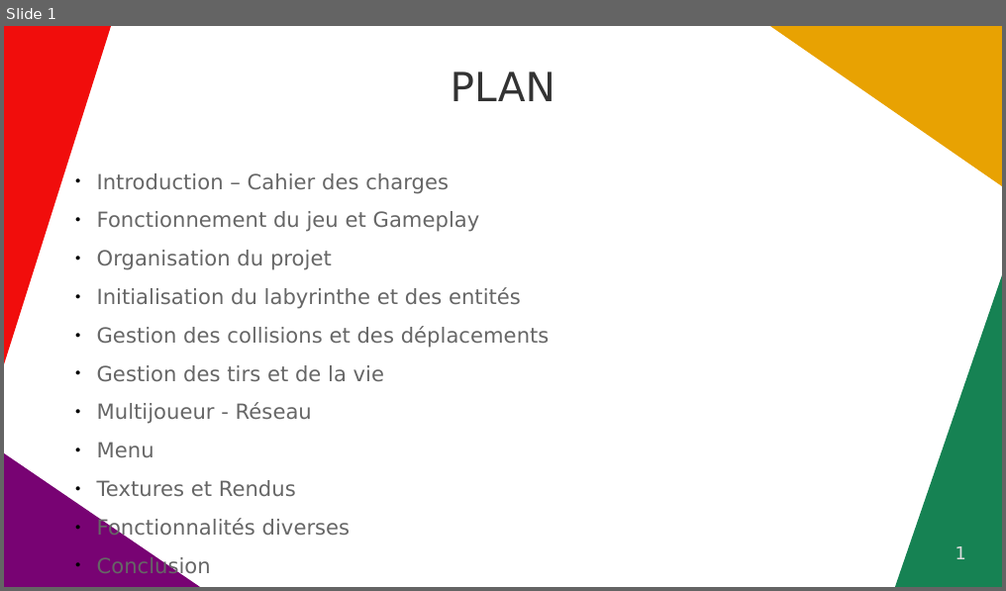
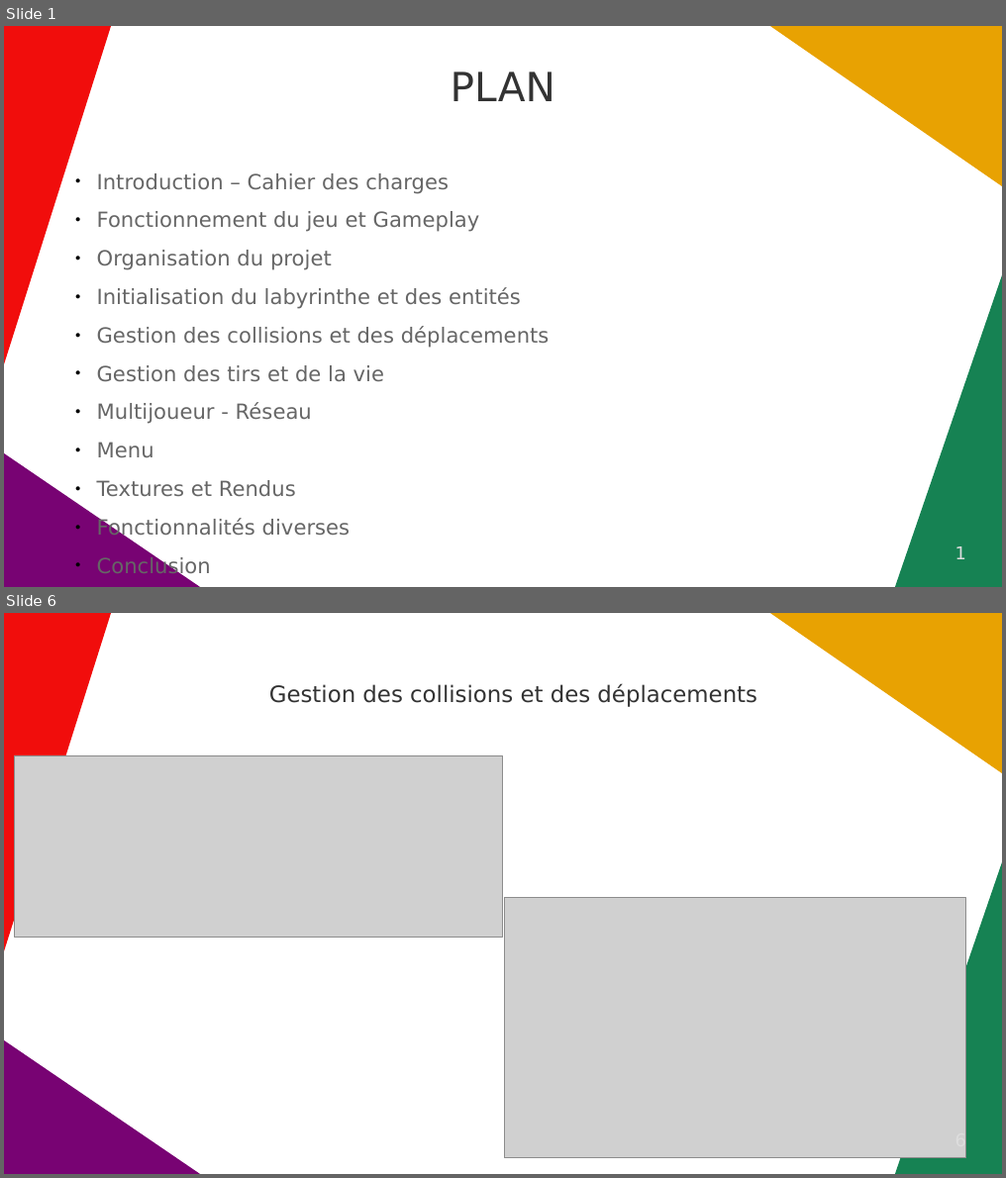
Before and after one commit to StrawPlume/MAZE-SHOOTER, a slide deck: rapport/diapo.odp. Shown one above the other, each under a label of ours: slide 1 before the commit, slides 1 and 6 after it; the slides between them are not shown. The pictures are 1006x591 and 1006x1178 pixels, drawn with LibreOffice and Linux fonts; fonts in the diff are those of the drawing; grey boxes stand for pictures. Boxes give left, top, right and bottom in pixels: in the first picture for what was removed or moved away, otherwise in the second. Text is boxed around its words. In the diff, an @@ line names an element or a change of style, - is before the commit and + after.

```diff
--- a/rapport/diapo.odp
+++ b/rapport/diapo.odp
@@ slide 6 added at [4, 613, 1002, 1174], background #FFFFFF; not listed: 4 template elements that a slide beside it also shows @@
@@ title added at [269, 683, 757, 707], 18 pt, text #333333 @@
+Gestion des collisions et des déplacements
@@ picture added at [14, 756, 503, 937] @@
@@ picture added at [504, 898, 966, 1158] @@
@@ page number added at [955, 1133, 966, 1152], 14 pt, text #DDDDDD @@
+6
```
Also in this commit, not shown: 10 other slides added.
